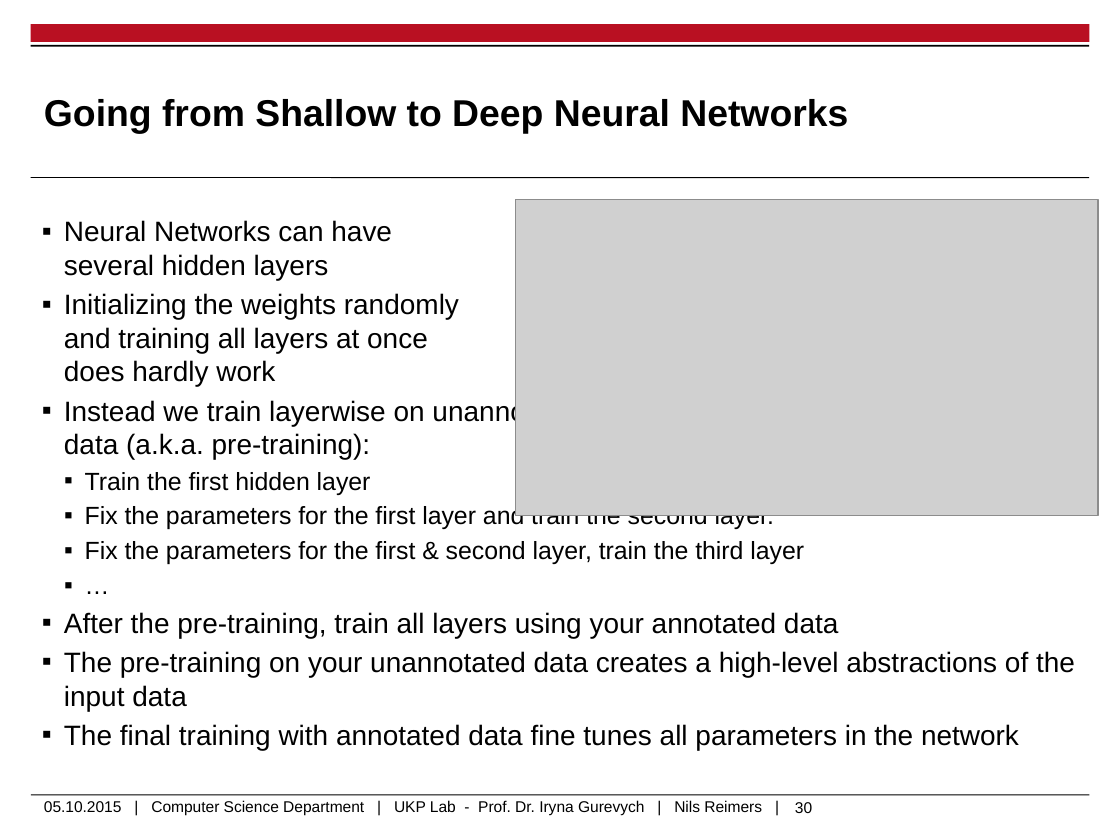
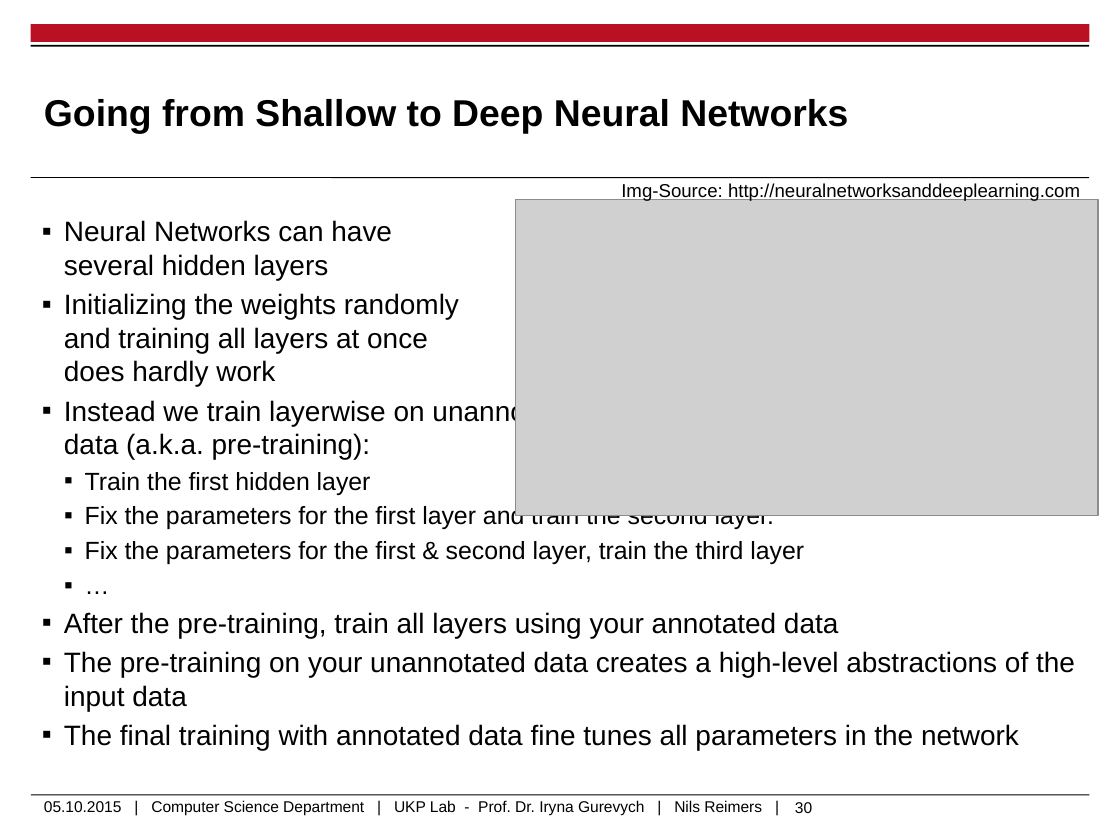
Before and after one commit to UKPLab/deeplearning4nlp-tutorial, a slide deck: slide 30 of 2015-10_Lecture/Lecture1/2015-10-05_Deep_Learning_Intro.pptx. Drawn at 1120x840 pixels with LibreOffice and Linux fonts; fonts in the diff are those of the drawing; grey boxes stand for pictures; background and template pictures are left out. Boxes give left, top, right and bottom in pixels: in the first picture for what was removed or moved away, otherwise in the second. Text is boxed around its words. In the diff, an @@ line names an element or a change of style, - is before the commit and + after.

```diff
--- a/2015-10_Lecture/Lecture1/2015-10-05_Deep_Learning_Intro.pptx
+++ b/2015-10_Lecture/Lecture1/2015-10-05_Deep_Learning_Intro.pptx
@@ text added at <box>621,183,1080,201</box>, 12 pt, text #000000 @@
+Img-Source: http://neuralnetworksanddeeplearning.com
```
Also in this commit, not shown: 14 other files.
